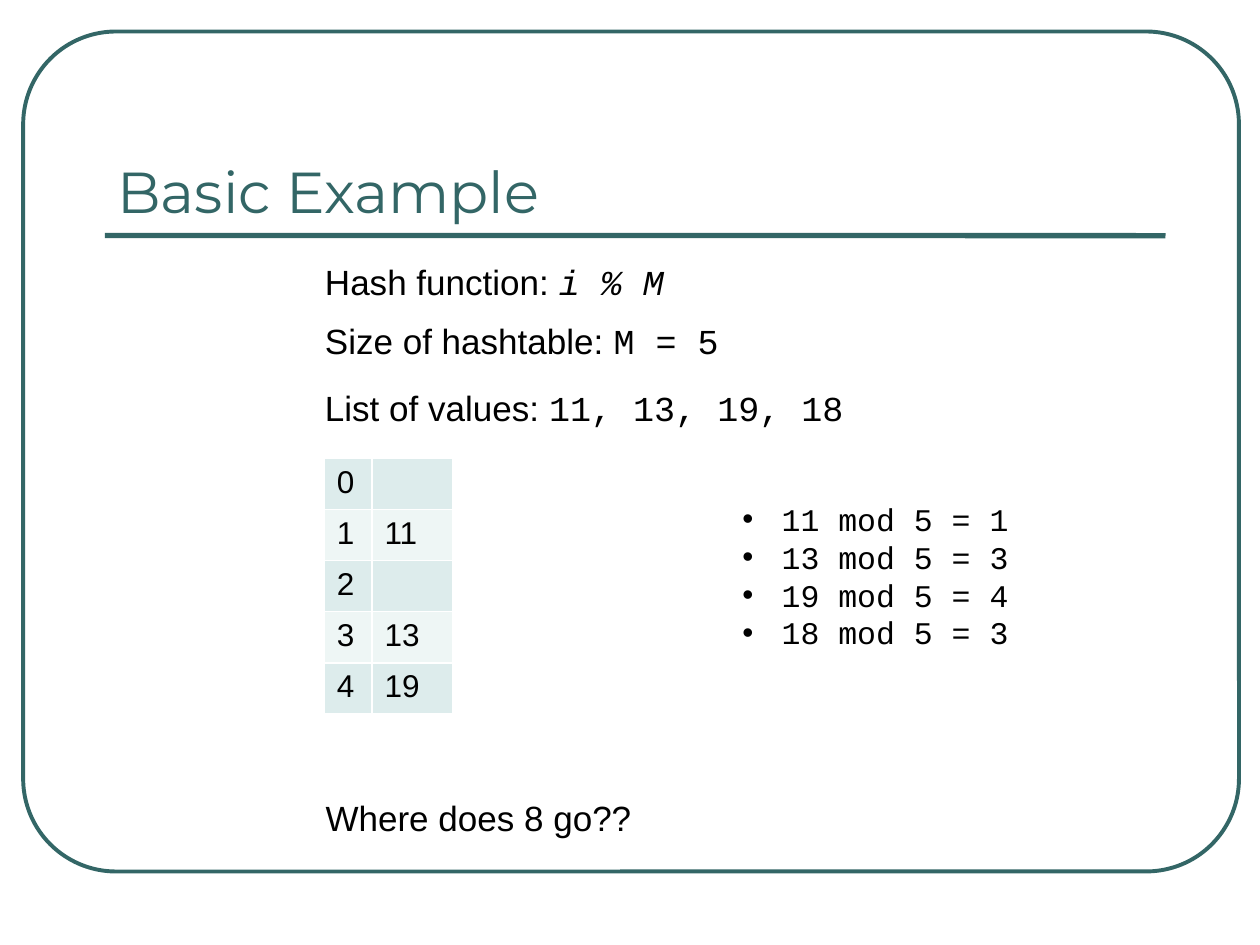
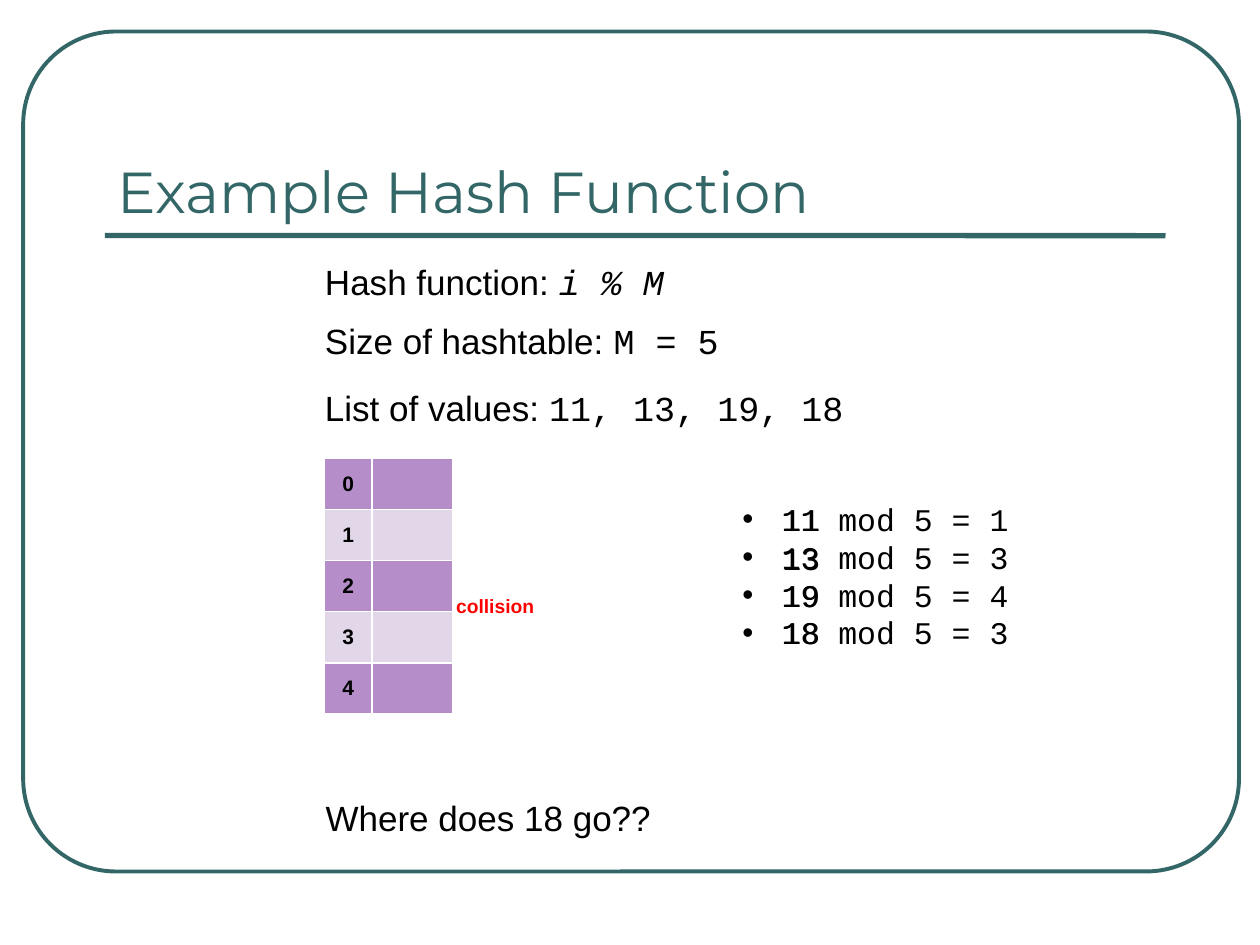
Before and after one commit to rugbyprof/3013-Algorithms, a slide deck: slide 24 of Lectures/07-Hashing/Hashing_Feb_16_2021.pptx (slide 23 before the commit). Drawn at 1260x945 pixels with LibreOffice and Linux fonts; fonts in the diff are those of the drawing. Boxes give left, top, right and bottom in pixels: in the first picture for what was removed or moved away, otherwise in the second. Text is boxed around its words. In the diff, an @@ line names an element or a change of style, - is before the commit and + after.

Commit message:
hash ppt

```diff
--- a/Lectures/07-Hashing/Hashing_Feb_16_2021.pptx
+++ b/Lectures/07-Hashing/Hashing_Feb_16_2021.pptx
@@ text at [117,170,810,225]: text changed @@
-Basic Example
+Example Hash Function
@@ table at [324,459,372,714] @@
@@ fill #DDEDEC to #B58EC9 in 3 cells @@
@@ fill #EFF6F6 to #E1D7E8 in 2 cells @@
@@ size 18 to 12 pt, bold on @@
@@ alignment left to centre @@
@@ table at [372,459,452,714] @@
-row 2: 11
-row 4: 13
-row 5: 19
+row 3: 
+row 4: 
+row 5: 
@@ fill #DDEDEC to #B58EC9 in 3 cells @@
@@ fill #EFF6F6 to #E1D7E8 in 2 cells @@
@@ text added at [456,599,534,614], 11 pt, text #FF0000, bold @@
+collision
@@ text at [326,805,651,838]: text changed @@
-Where does 8 go??
+Where does 18 go??
```
Also in this commit, not shown: 23 other slides changed, 6 slides added, 5 slides removed, 5 other files.
